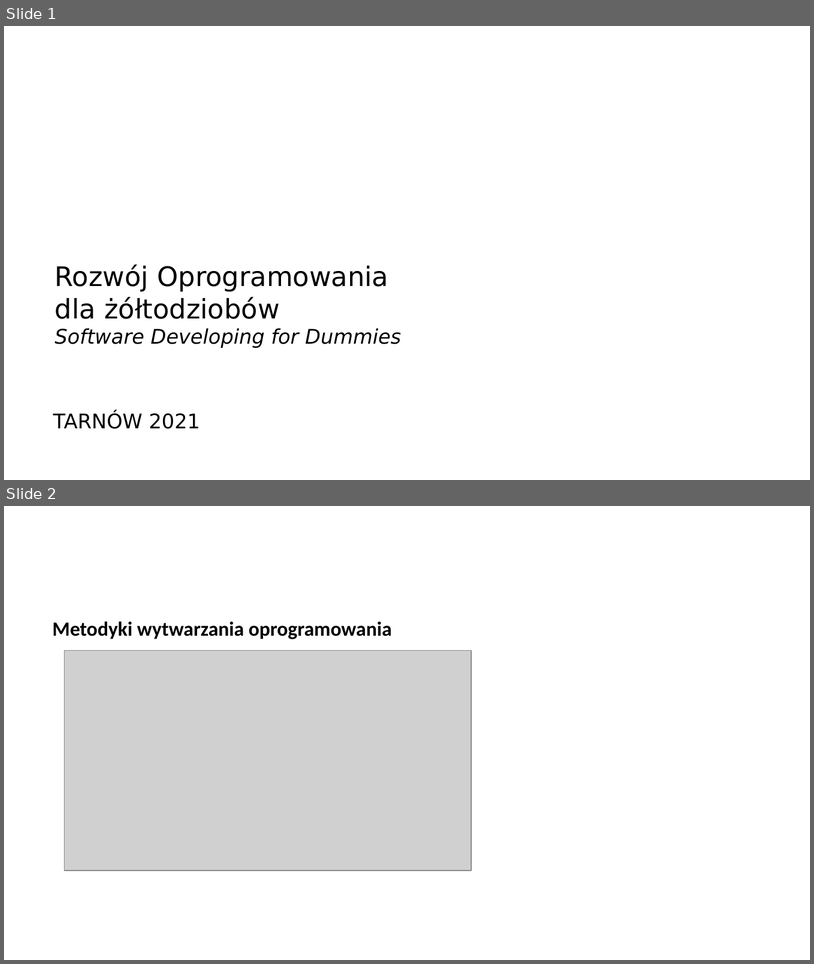
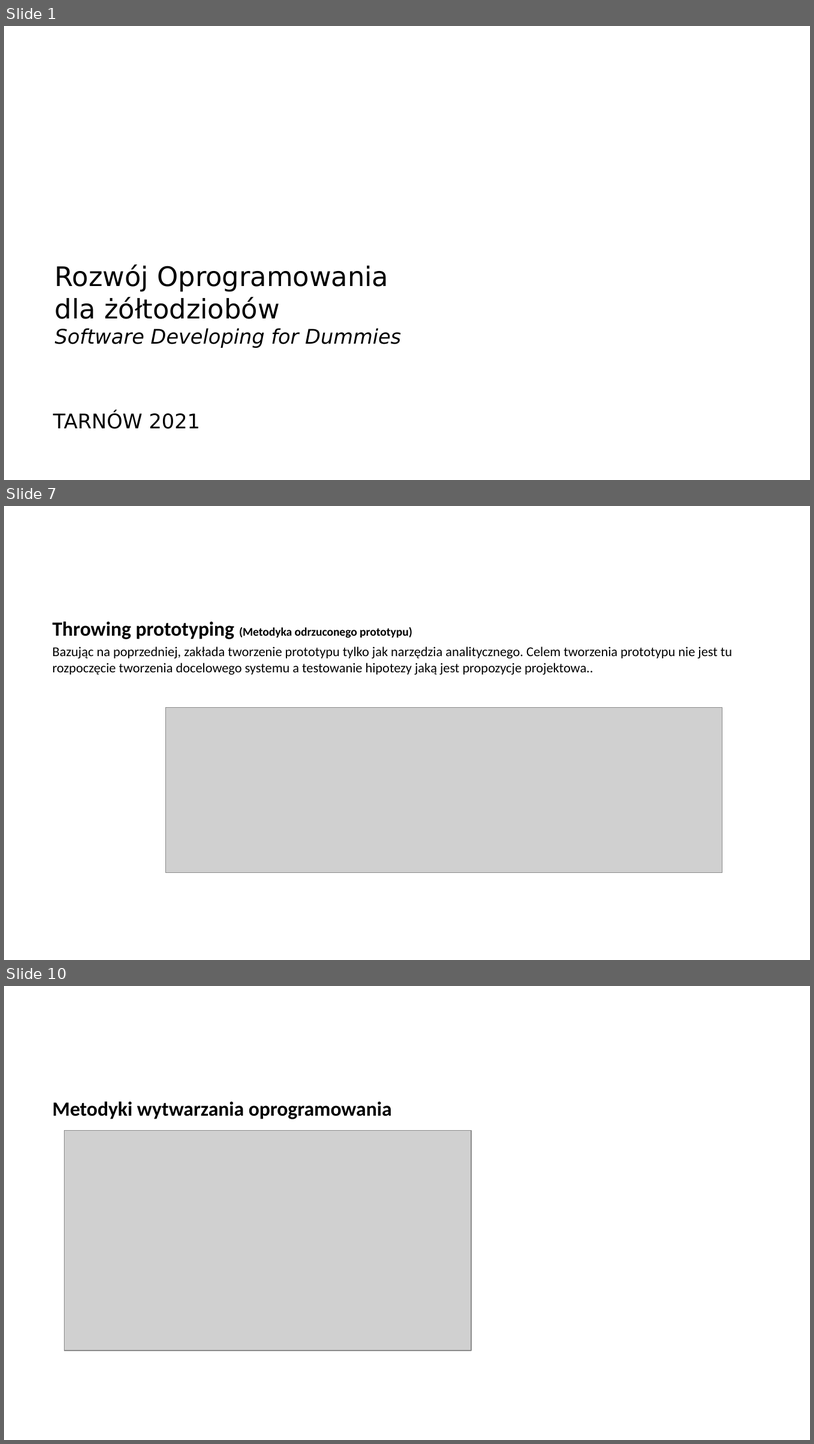
Before and after one commit to arturkwiek/gitlab-tutorial, a slide deck: gitLab - tutorial.pptx. Shown one above the other, each under a label of ours: slides 1 and 2 before the commit, slides 1, 7 and 10 after it; the slides between them are not shown. The pictures are 814x964 and 814x1444 pixels, drawn with LibreOffice and Linux fonts; fonts in the diff are those of the drawing; grey boxes stand for pictures; background and template pictures are left out. Boxes give left, top, right and bottom in pixels: in the first picture for what was removed or moved away, otherwise in the second. Text is boxed around its words. In the diff, an @@ line names an element or a change of style, - is before the commit and + after.

```diff
--- a/gitLab - tutorial.pptx
+++ b/gitLab - tutorial.pptx
@@ slide 7 added at (x1=4, y1=506, x2=810, y2=960), background picture (left out) @@
@@ text added at (x1=53, y1=621, x2=732, y2=675), 12 pt, text #000000 @@
+Throwing prototyping (Metodyka odrzuconego prototypu)
+Bazując na poprzedniej, zakłada tworzenie prototypu tylko jak narzędzia analitycznego. Celem tworzenia prototypu nie jest tu rozpoczęcie tworzenia docelowego systemu a testowanie hipotezy jaką jest propozycje projektowa..
@@ picture added at (x1=166, y1=708, x2=723, y2=873) @@
@@ what was slide 2 is now slide 10 @@
```
Also in this commit, not shown: 1 slide changed, 10 other slides added.
